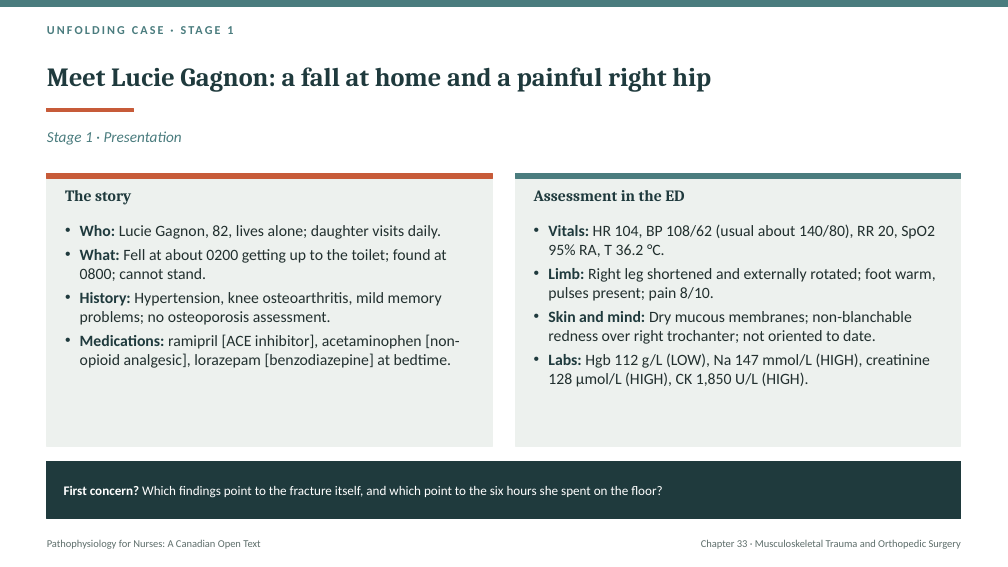
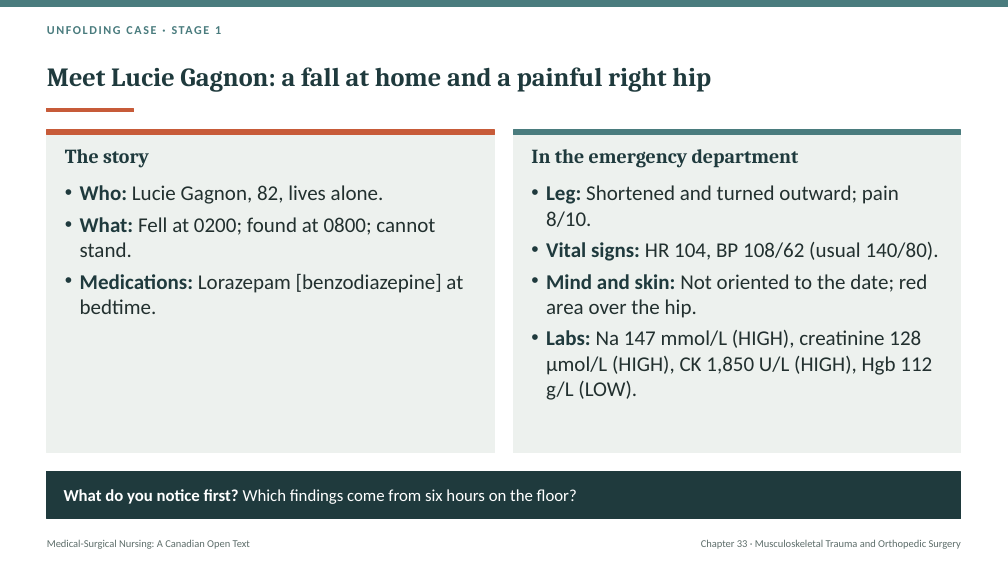
Before and after one commit to andrewleenl/opensourcenursing, a slide deck: slide 3 of Ch33_Musculoskeletal_Trauma_and_Orthopedic_Surgery_Lecture_Presentation.pptx (slide 4 before the commit). Drawn at 1008x567 pixels with LibreOffice and Linux fonts; fonts in the diff are those of the drawing. Boxes give left, top, right and bottom in pixels: in the first picture for what was removed or moved away, otherwise in the second. Text is boxed around its words. In the diff, an @@ line names an element or a change of style, - is before the commit and + after.

```diff
--- a/Ch33_Musculoskeletal_Trauma_and_Orthopedic_Surgery_Lecture_Presentation.pptx
+++ b/Ch33_Musculoskeletal_Trauma_and_Orthopedic_Surgery_Lecture_Presentation.pptx
@@ text "UNFOLDING CASE · STAGE 1" at (215,26,221,34): letter spacing 2 to 1.5 pt @@
@@ rectangle: place and size @@
-rectangle at (47,174,492,446)
+rectangle at (47,130,495,453)
@@ rectangle: place and size @@
-rectangle at (47,174,492,178)
+rectangle at (47,130,495,135)
@@ text removed at (47,131,182,145) @@
-Stage 1 · Presentation
@@ text "The story": place and size @@
-text "The story" at (65,190,131,205)
+text "The story" at (65,149,149,168)
@@ text "The story" at (65,149,149,168): size 15 to 19 pt @@
@@ rectangle: place and size @@
-rectangle at (516,174,961,446)
+rectangle at (513,130,961,453)
@@ rectangle: place and size @@
-rectangle at (516,174,961,178)
+rectangle at (513,130,961,135)
@@ text at (531,149,799,168): text changed; size 15 to 19 pt @@
-Assessment in the ED
+In the emergency department
@@ text at (80,185,463,314): text changed; size 15 to 20 pt @@
-• Who: Lucie Gagnon, 82, lives alone; daughter visits daily.
-• What: Fell at about 0200 getting up to the toilet; found at 0800; cannot stand.
-• History: Hypertension, knee osteoarthritis, mild memory problems; no osteoporosis assessment.
-• Medications: ramipril [ACE inhibitor], acetaminophen [non-opioid analgesic], lorazepam [benzodiazepine] at bedtime.
+• Who: Lucie Gagnon, 82, lives alone.
+• What: Fell at 0200; found at 0800; cannot stand.
+• Medications: Lorazepam [benzodiazepine] at bedtime.
@@ text at (546,185,939,400): text changed; size 15 to 20 pt @@
-• Vitals: HR 104, BP 108/62 (usual about 140/80), RR 20, SpO2 95% RA, T 36.2 °C.
-• Limb: Right leg shortened and externally rotated; foot warm, pulses present; pain 8/10.
-• Skin and mind: Dry mucous membranes; non-blanchable redness over right trochanter; not oriented to date.
-• Labs: Hgb 112 g/L (LOW), Na 147 mmol/L (HIGH), creatinine 128 µmol/L (HIGH), CK 1,850 U/L (HIGH).
+• Leg: Shortened and turned outward; pain 8/10.
+• Vital signs: HR 104, BP 108/62 (usual 140/80).
+• Mind and skin: Not oriented to the date; red area over the hip.
+• Labs: Na 147 mmol/L (HIGH), creatinine 128 µmol/L (HIGH), CK 1,850 U/L (HIGH), Hgb 112 g/L (LOW).
@@ rectangle: place and size @@
-rectangle at (47,461,961,519)
+rectangle at (47,472,961,519)
@@ text at (64,489,577,504): text changed; size 12.5 to 16 pt @@
-First concern? Which findings point to the fracture itself, and which point to the six hours she spent on the floor?
+What do you notice first? Which findings come from six hours on the floor?
@@ text at (47,539,250,549): text changed @@
-Pathophysiology for Nurses: A Canadian Open Text
+Medical-Surgical Nursing: A Canadian Open Text
```
Also in this commit, not shown: 9 other slides changed, 40 slides added, 40 slides removed, 14 other files.
